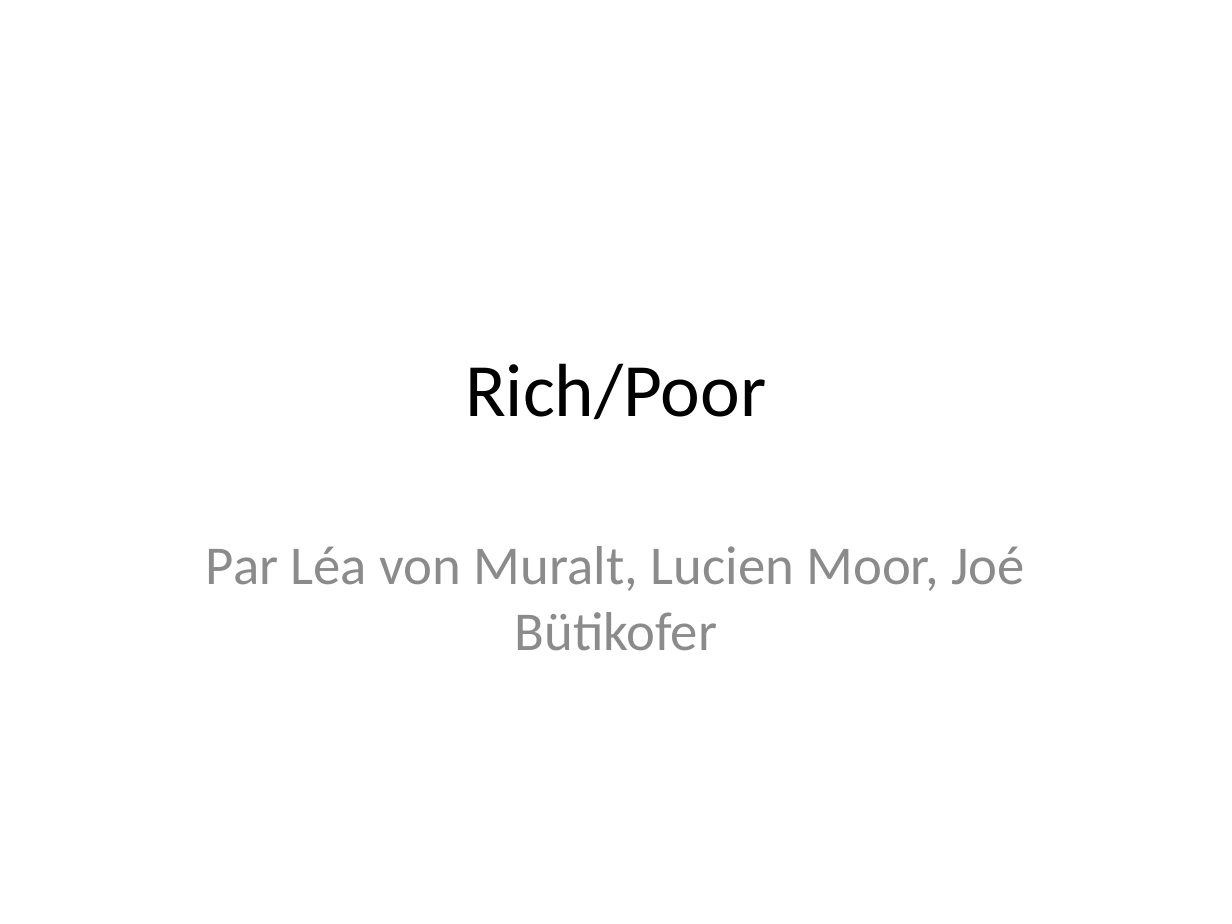
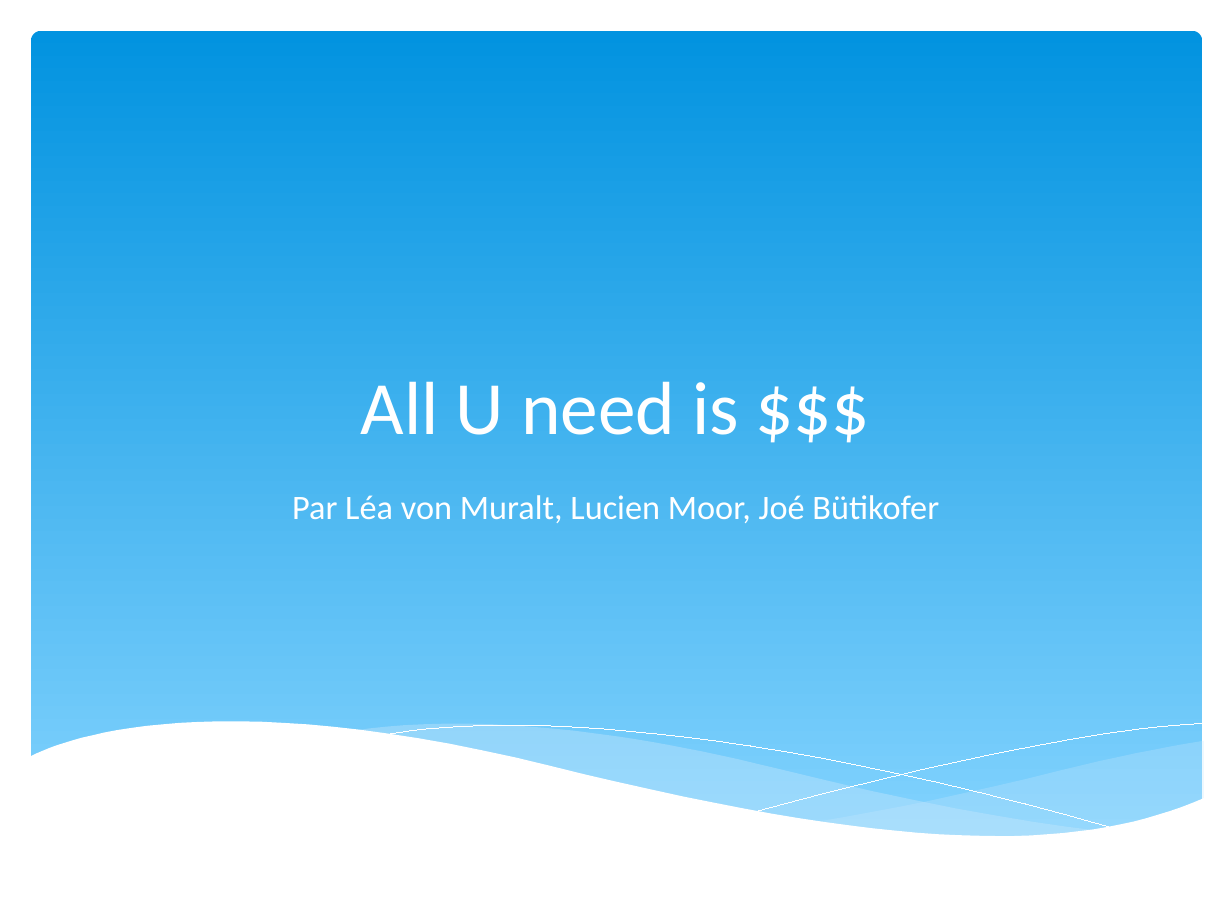
Before and after one commit to LucienMoor/AYNIM, a slide deck: slide 1 of Documents/PrésentationRichPoor.pptx. Drawn at 1232x924 pixels with LibreOffice and Linux fonts; fonts in the diff are those of the drawing. Boxes give left, top, right and bottom in pixels: in the first picture for what was removed or moved away, otherwise in the second. Text is boxed around its words. In the diff, an @@ line names an element or a change of style, - is before the commit and + after.

```diff
--- a/Documents/PrésentationRichPoor.pptx
+++ b/Documents/PrésentationRichPoor.pptx
@@ rounded rectangle added at bbox=[31, 31, 1202, 844], fill gradient #0293E0 to #83D3FE @@
@@ title "All U need is $$$" at bbox=[361, 381, 739, 435]: vertical alignment middle to bottom @@
@@ title at bbox=[361, 381, 739, 435]: text changed; text colour #000000 to #FFFFFF @@
-Rich/Poor
+All U need is $$$
@@ subtitle "Par Léa von Muralt, Lucien ...": place and size @@
-subtitle "Par Léa von Muralt, Lucien ..." at bbox=[206, 546, 1025, 651]
+subtitle "Par Léa von Muralt, Lucien ..." at bbox=[292, 495, 939, 523]
@@ subtitle "Par Léa von Muralt, Lucien ..." at bbox=[292, 495, 939, 523]: size 32 to 20 pt, text colour #8C8C8C to #FFFFFF; less space between paragraphs @@
@@ group added at bbox=[28, 722, 1204, 902]: 5 freeform shapes @@
```
Also in this commit, not shown: 12 other slides changed, 14 slides added, 10 slides removed, 13 other files.
